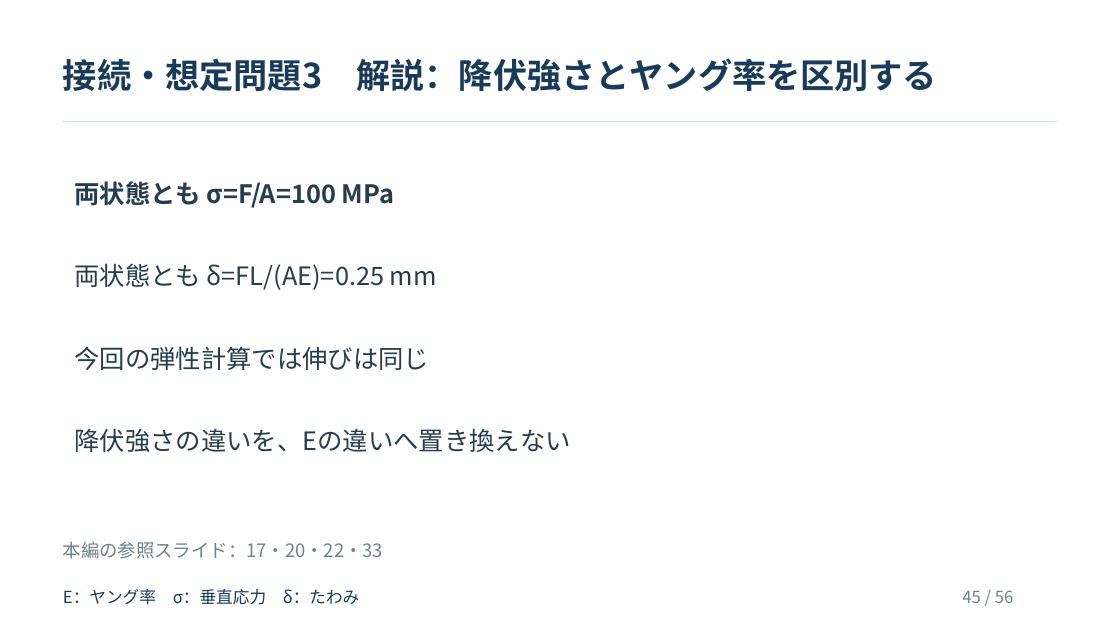
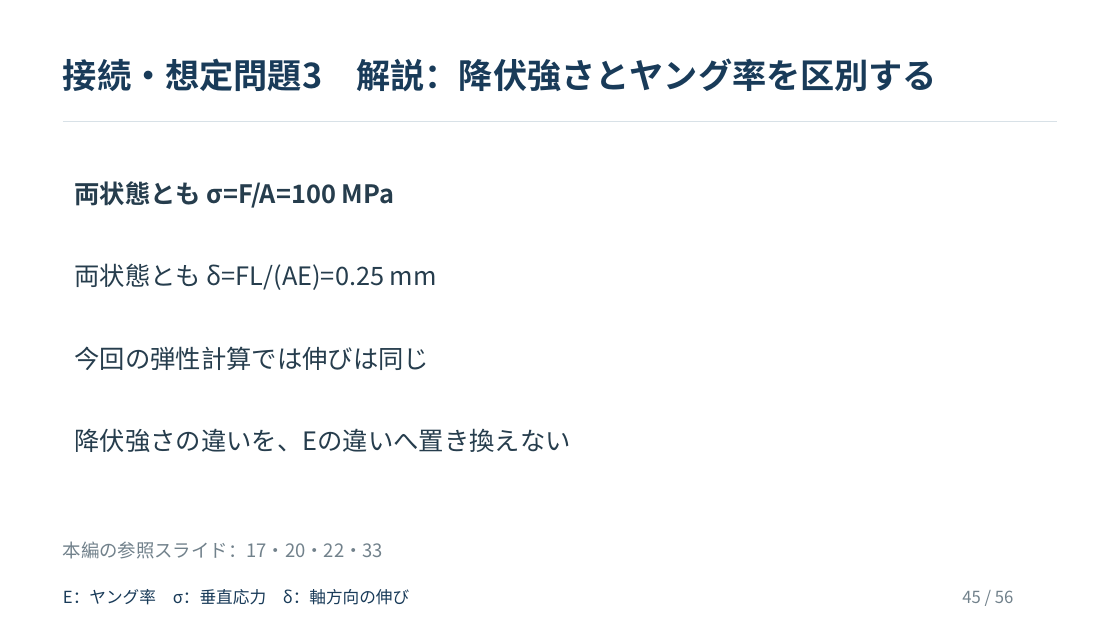
Before and after one commit to zooc-14calbp/industrial-materials-course, a slide deck: slide 45 of 学生用/第05回/05_授業スライド.pptx. Drawn at 1120x630 pixels with LibreOffice and Linux fonts; fonts in the diff are those of the drawing. Boxes give left, top, right and bottom in pixels: in the first picture for what was removed or moved away, otherwise in the second. Text is boxed around its words. In the diff, an @@ line names an element or a change of style, - is before the commit and + after.

```diff
--- a/学生用/第05回/05_授業スライド.pptx
+++ b/学生用/第05回/05_授業スライド.pptx
@@ text at (63,589,409,605): text changed @@
-E：ヤング率 σ：垂直応力 δ：たわみ
+E：ヤング率 σ：垂直応力 δ：軸方向の伸び
```
Also in this commit, not shown: 5 other slides changed, 1 slide added, 1 slide removed, 8 other files.
